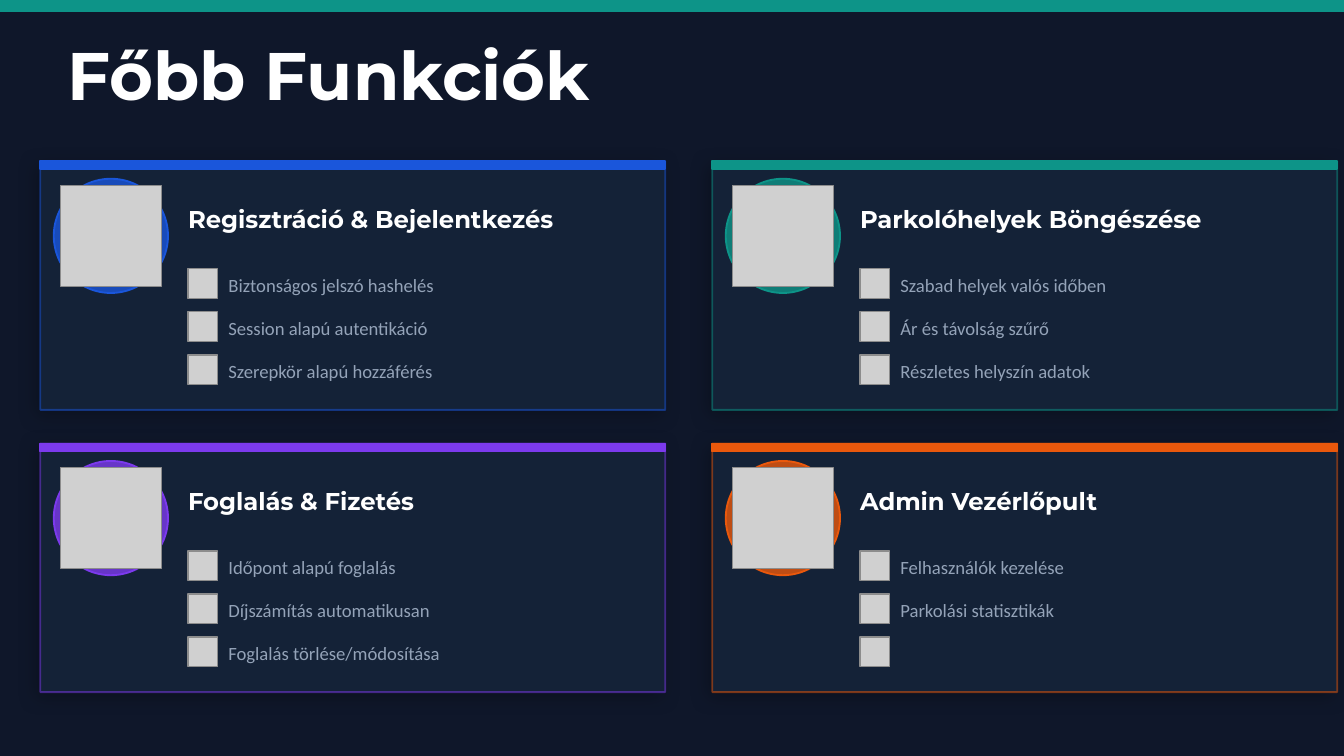
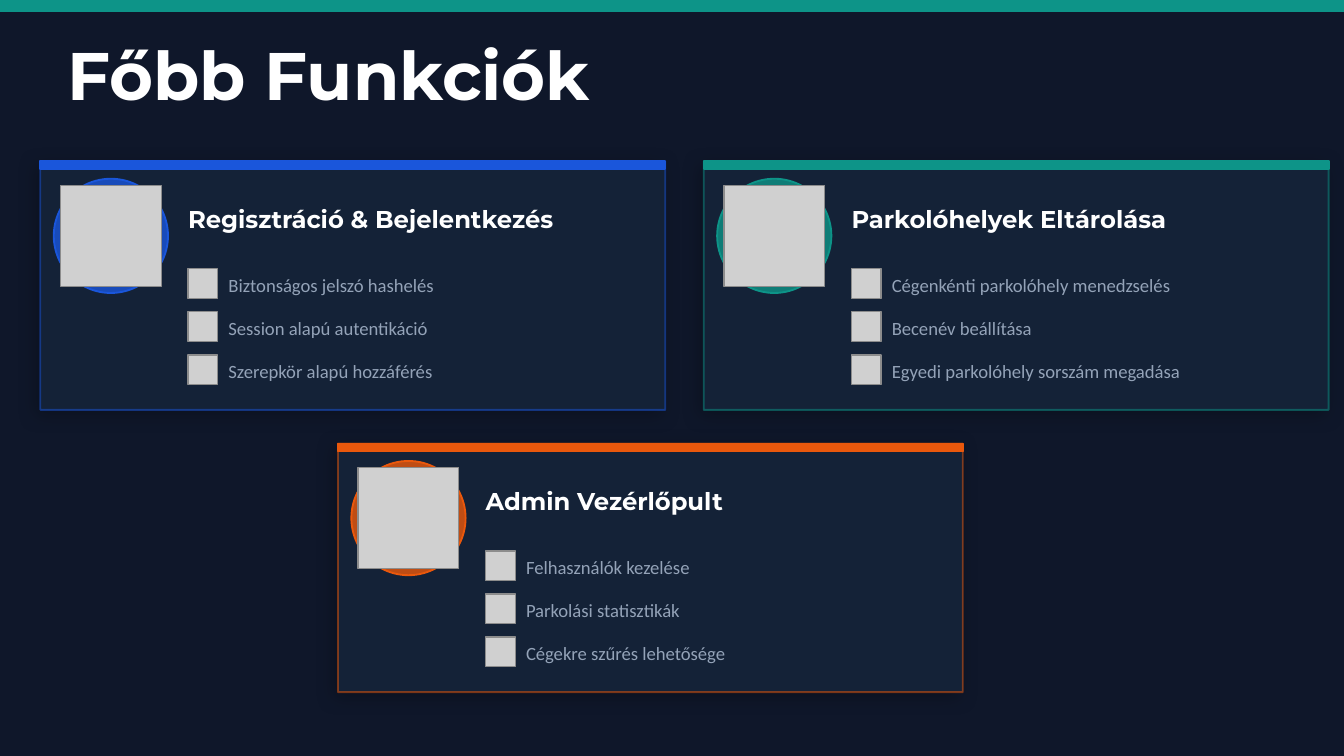
Before and after one commit to KMartin207/zaroVizsga, a slide deck: slide 9 of prezentacio/ProParking_Prezentacio.pptx (slide 5 before the commit). Drawn at 1344x756 pixels with LibreOffice and Linux fonts; fonts in the diff are those of the drawing; grey boxes stand for pictures. Boxes give left, top, right and bottom in pixels: in the first picture for what was removed or moved away, otherwise in the second. Text is boxed around its words. In the diff, an @@ line names an element or a change of style, - is before the commit and + after.

```diff
--- a/prezentacio/ProParking_Prezentacio.pptx
+++ b/prezentacio/ProParking_Prezentacio.pptx
@@ 4 pictures, 2 rectangles, 1 ellipse: place and size @@
-4 pictures, 2 rectangles, 1 ellipse at <box>712,161,1337,410</box>
+4 pictures, 2 rectangles, 1 ellipse at <box>704,161,1329,410</box>
@@ text at <box>852,209,1166,233</box>: text changed @@
-Parkolóhelyek Böngészése
+Parkolóhelyek Eltárolása
@@ text at <box>892,279,1170,295</box>: text changed @@
-Szabad helyek valós időben
+Cégenkénti parkolóhely menedzselés
@@ text at <box>892,322,1032,335</box>: text changed @@
-Ár és távolság szűrő
+Becenév beállítása
@@ text at <box>892,365,1179,381</box>: text changed @@
-Részletes helyszín adatok
+Egyedi parkolóhely sorszám megadása
@@ rectangle removed at <box>40,444,665,692</box> @@
@@ rectangle removed at <box>40,444,665,452</box> @@
@@ ellipse removed at <box>54,461,168,575</box> @@
@@ picture removed at <box>60,468,161,569</box> @@
@@ 4 pictures, 3 texts, 2 rectangles, 1 ellipse: place and size @@
-4 pictures, 3 texts, 2 rectangles, 1 ellipse at <box>712,444,1337,692</box>
+4 pictures, 3 texts, 2 rectangles, 1 ellipse at <box>337,444,962,692</box>
@@ text removed at <box>188,491,414,515</box> @@
-Foglalás & Fizetés
@@ picture removed at <box>188,551,218,581</box> @@
@@ text removed at <box>228,561,396,577</box> @@
-Időpont alapú foglalás
@@ picture removed at <box>188,594,218,624</box> @@
@@ text removed at <box>228,604,429,620</box> @@
-Díjszámítás automatikusan
@@ picture removed at <box>188,637,218,667</box> @@
@@ text removed at <box>228,647,439,663</box> @@
-Foglalás törlése/módosítása
@@ text added at <box>526,647,725,663</box>, 10 pt, text #94A3B8 @@
+Cégekre szűrés lehetősége
```
Also in this commit, not shown: 3 other slides changed, 10 slides added, 3 slides removed.
